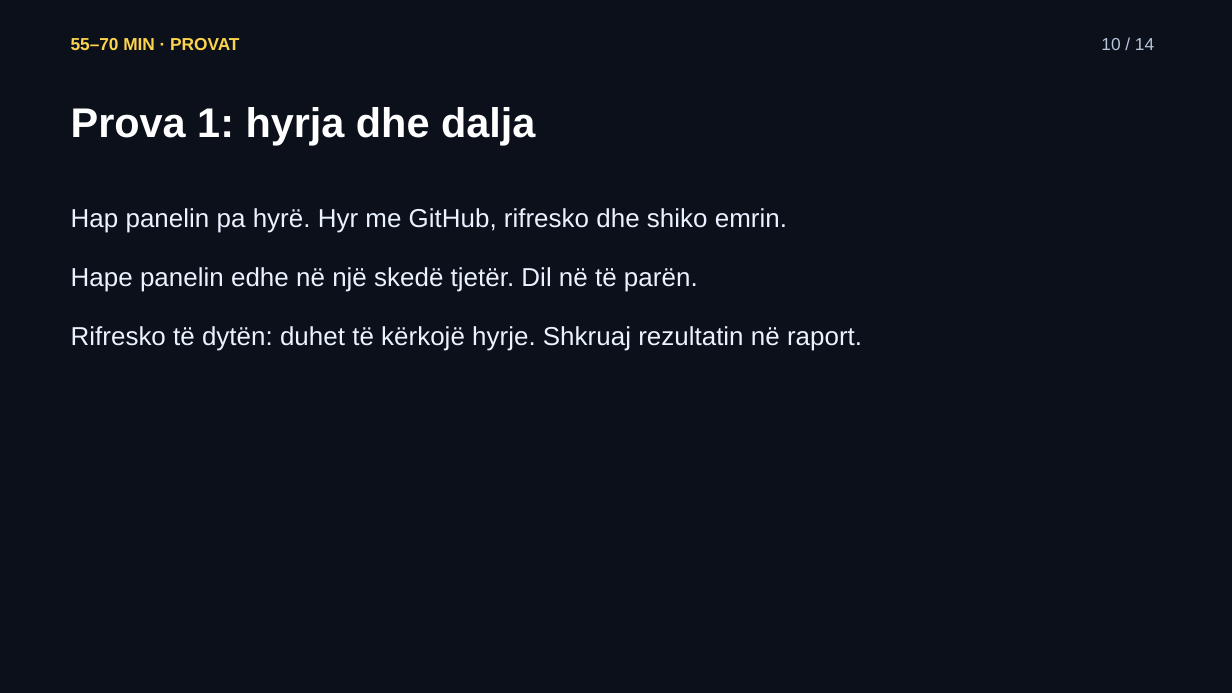
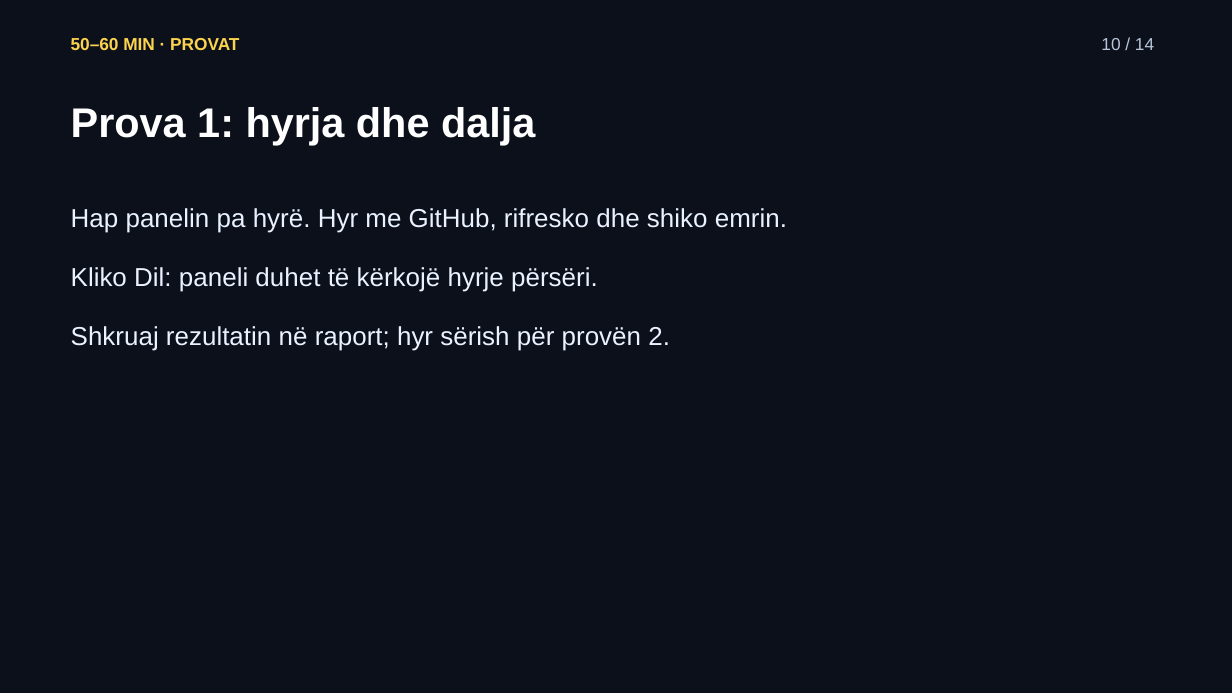
Before and after one commit to arbenl/arbenl.github.io, a slide deck: slide 10 of lendet/2026-2027/mobile/lectures/ushtrimet-05-hyrja-lejet-rideshare-2026.pptx. Drawn at 1232x693 pixels with LibreOffice and Linux fonts; fonts in the diff are those of the drawing. Boxes give left, top, right and bottom in pixels: in the first picture for what was removed or moved away, otherwise in the second. Text is boxed around its words. In the diff, an @@ line names an element or a change of style, - is before the commit and + after.

```diff
--- a/lendet/2026-2027/mobile/lectures/ushtrimet-05-hyrja-lejet-rideshare-2026.pptx
+++ b/lendet/2026-2027/mobile/lectures/ushtrimet-05-hyrja-lejet-rideshare-2026.pptx
@@ text at [71,38,239,50]: text changed @@
-55–70 MIN · PROVAT
+50–60 MIN · PROVAT
@@ text at [71,267,670,351]: text changed @@
-Hape panelin edhe në një skedë tjetër. Dil në të parën.
-Rifresko të dytën: duhet të kërkojë hyrje. Shkruaj rezultatin në raport.
+Kliko Dil: paneli duhet të kërkojë hyrje përsëri.
+Shkruaj rezultatin në raport; hyr sërish për provën 2.
```
Also in this commit, not shown: 10 other slides changed, 24 other files.
